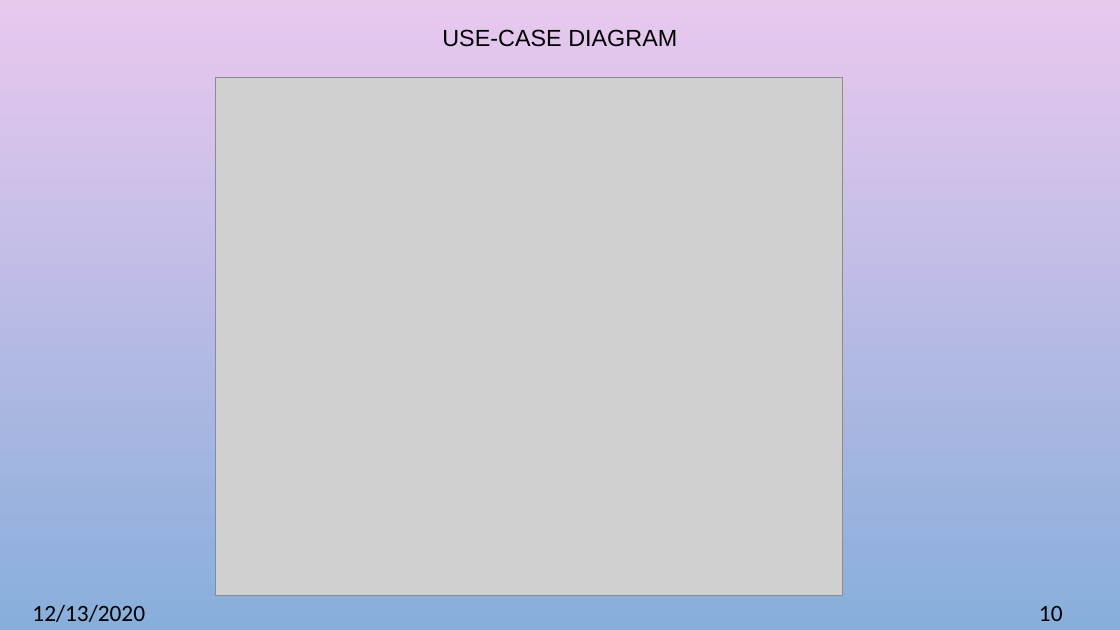
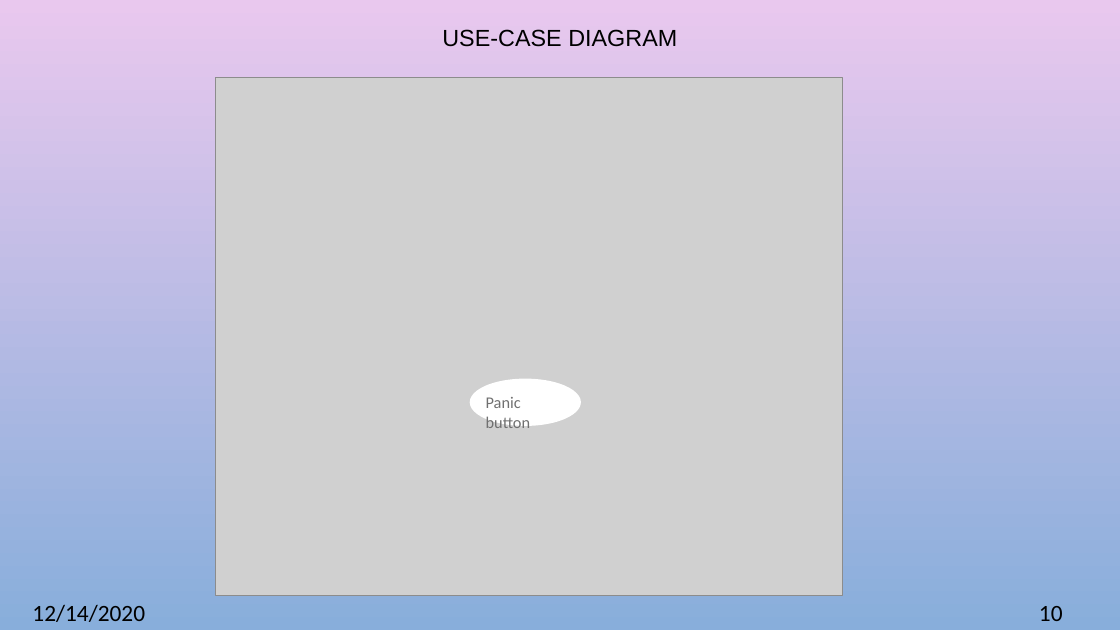
Before and after one commit to deuja14/e-blood-bank, a slide deck: slide 10 of E-BloodBank_proposal.pptx. Drawn at 1120x630 pixels with LibreOffice and Linux fonts; fonts in the diff are those of the drawing; grey boxes stand for pictures; background and template pictures are left out. Boxes give left, top, right and bottom in pixels: in the first picture for what was removed or moved away, otherwise in the second. Text is boxed around its words. In the diff, an @@ line names an element or a change of style, - is before the commit and + after.

Commit message:
research paper added;use case diagram modified;icon modified

```diff
--- a/E-BloodBank_proposal.pptx
+++ b/E-BloodBank_proposal.pptx
@@ ellipse added at <box>470,379,581,426</box>, fill #FFFFFF @@
@@ text added at <box>486,397,531,428</box>, 14 pt, text #707070 @@
+Panic button
@@ text at <box>32,604,145,622</box>: text changed @@
-12/13/2020
+12/14/2020
```
Also in this commit, not shown: 11 other slides changed, 2 other files.
